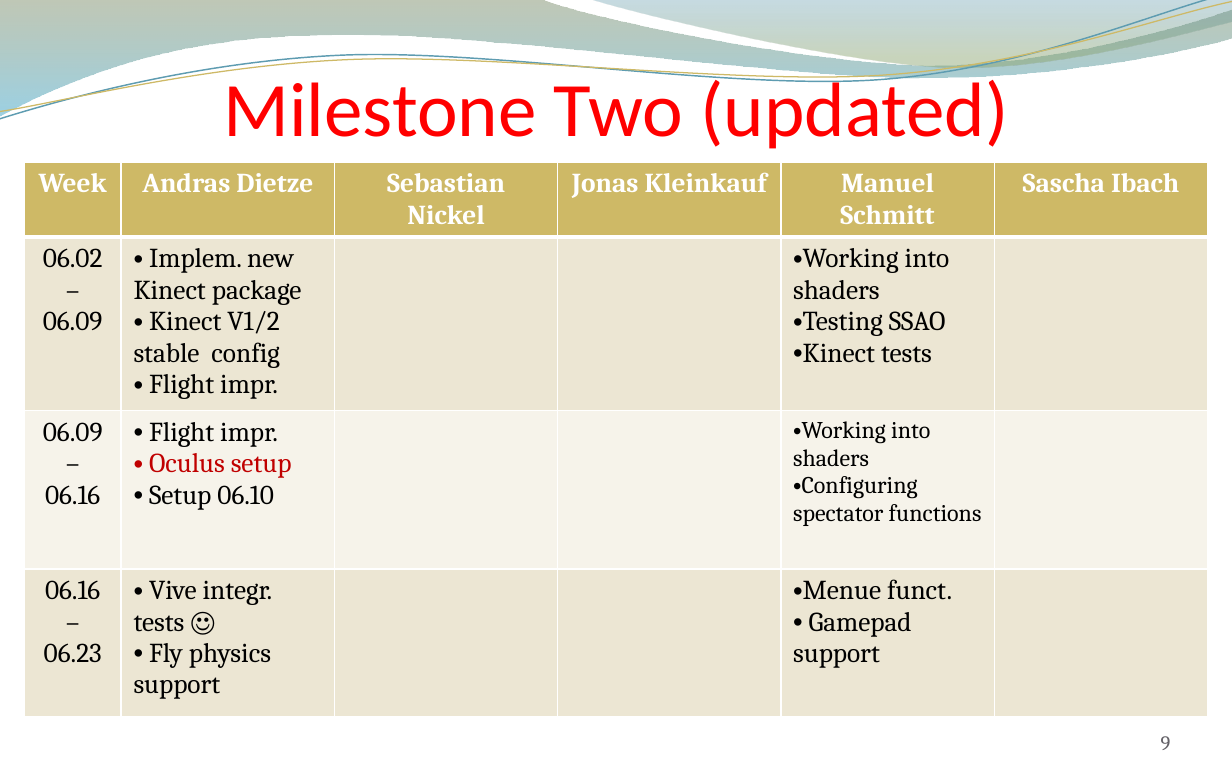
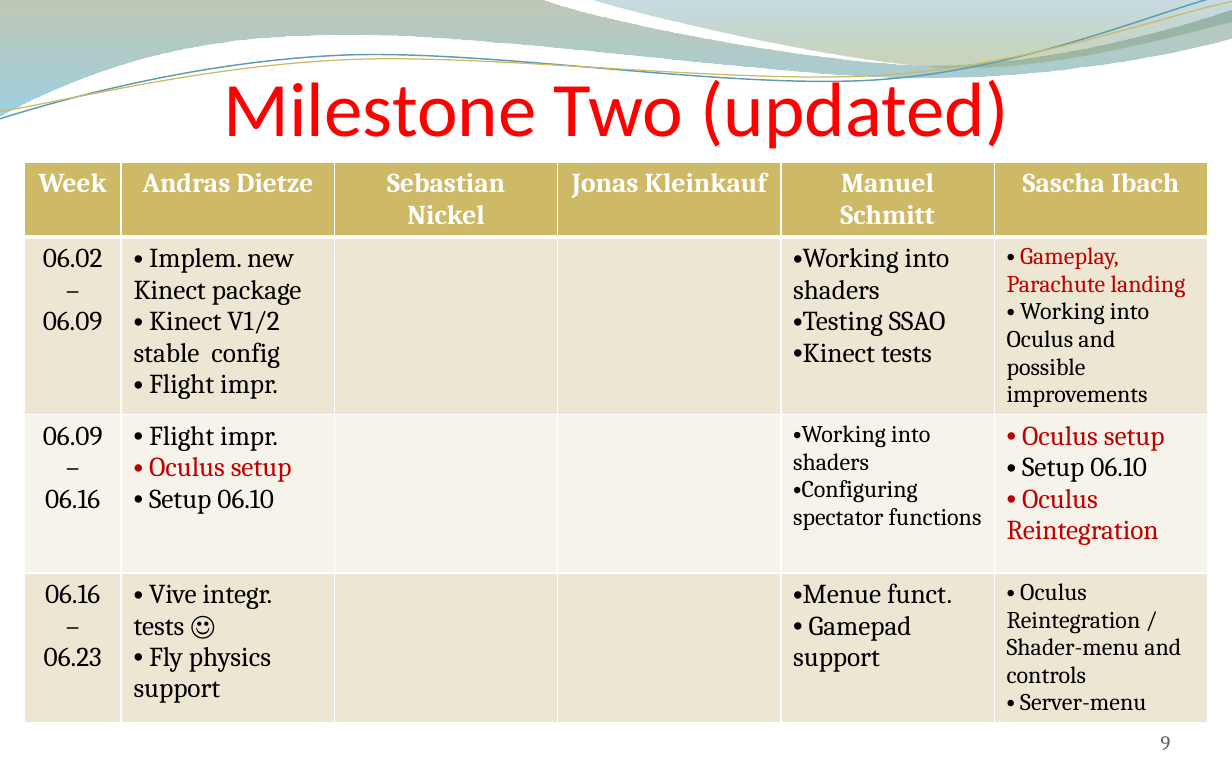
Before and after one commit to andreasdietze/Rift-WingsuitV2, a slide deck: slide 9 of Präsentationen/Zwischenpräsentation 16.06/Project proposal update 06.16 - Rift Wingsuit V2.pptx. Drawn at 1232x770 pixels with LibreOffice and Linux fonts; fonts in the diff are those of the drawing; background and template pictures are left out. Boxes give left, top, right and bottom in pixels: in the first picture for what was removed or moved away, otherwise in the second. Text is boxed around its words. In the diff, an @@ line names an element or a change of style, - is before the commit and + after.

Commit message:
presentation update

```diff
--- a/Präsentationen/Zwischenpräsentation 16.06/Project proposal update 06.16 - Rift Wingsuit V2.pptx
+++ b/Präsentationen/Zwischenpräsentation 16.06/Project proposal update 06.16 - Rift Wingsuit V2.pptx
@@ table at (25, 161, 1207, 770) @@
-row 2, column 6: 
+row 2, column 6: Gameplay, Parachute landing / Working into Oculus and possible improvements
-row 3, column 6: 
+row 3, column 6: Oculus setup / Setup 06.10 / Oculus Reintegration
-row 4, column 6: 
+row 4, column 6: Oculus Reintegration / Shader-menu and controls / Server-menu
```
Also in this commit, not shown: 4 other slides changed.
